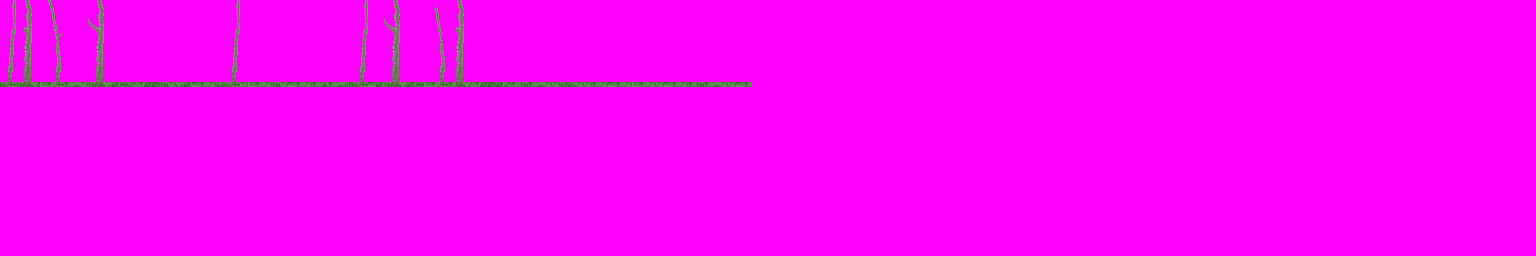
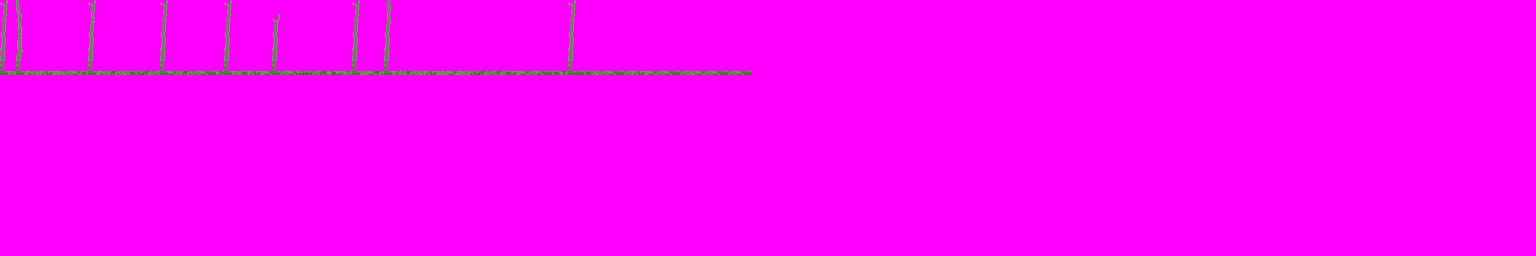
The second 1536x256 image is a revision of the first. Changes to its layers:
hid "forrest_2" over [0, 0, 752, 87]
added layer "forrest_4" above "forrest_5" over [0, 0, 752, 75]
